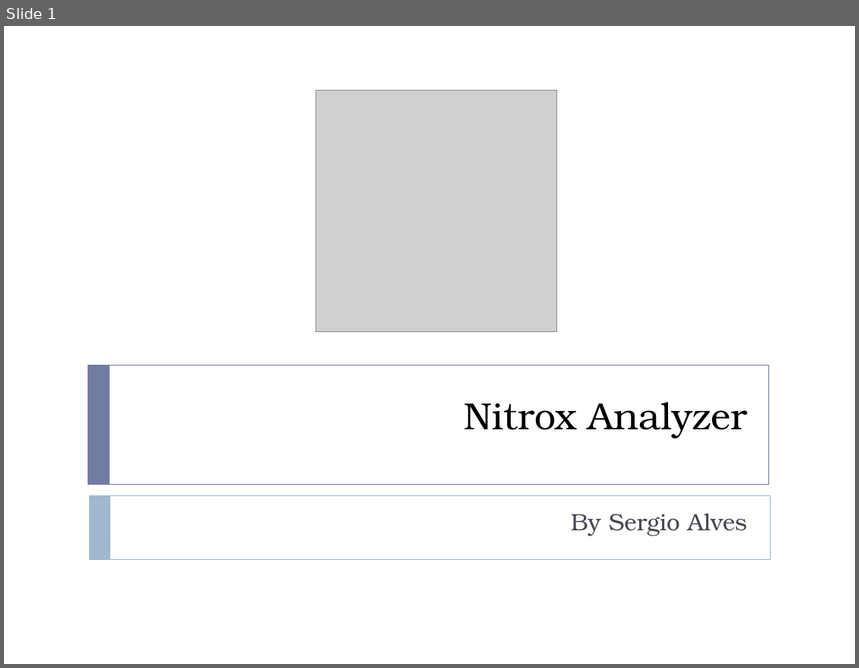
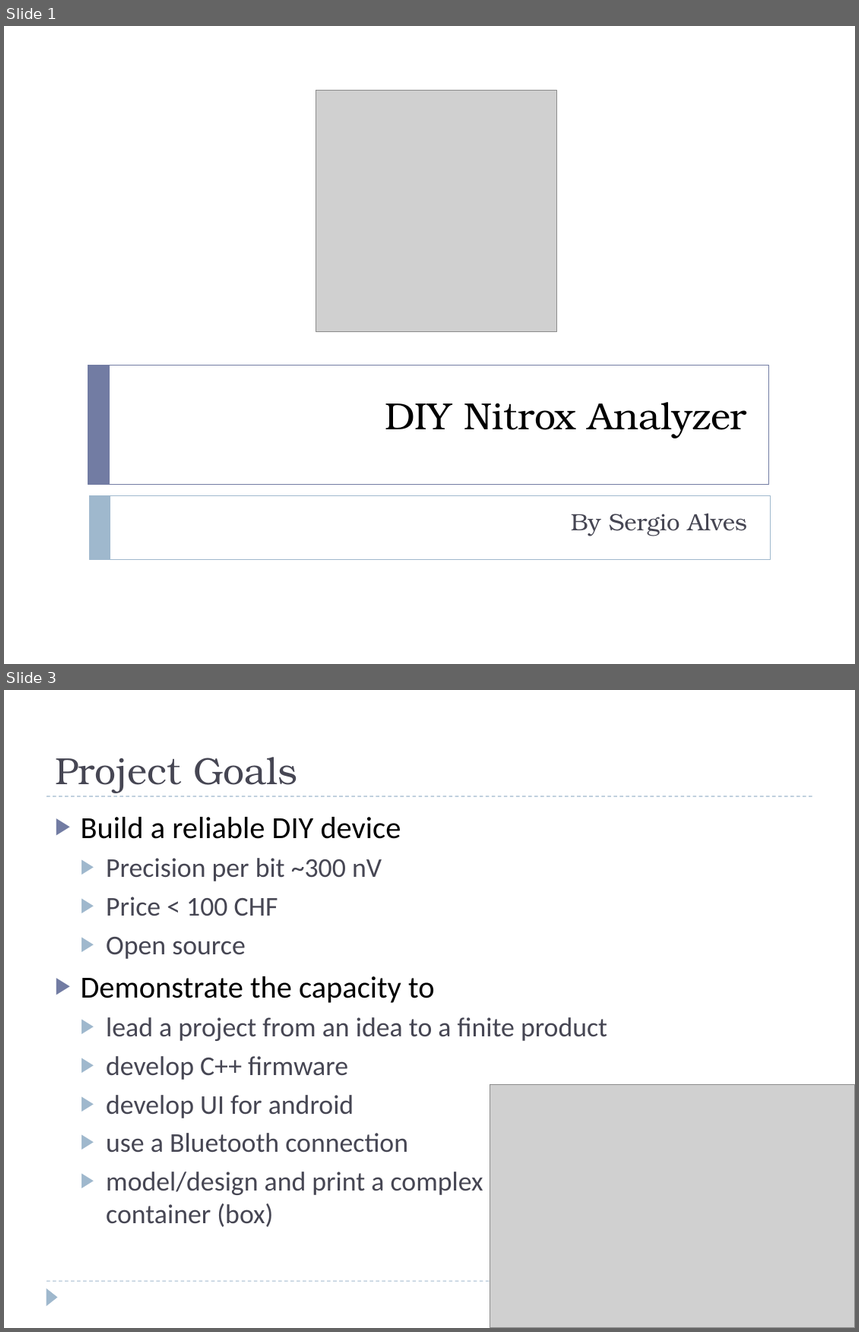
Before and after one commit to sergio-alves/NitroxAnalyzer, a slide deck: docs/nitrox-analyzer.pptx. Shown one above the other, each under a label of ours: slide 1 before the commit, slides 1 and 3 after it; the slides between them are not shown. The pictures are 859x668 and 859x1332 pixels, drawn with LibreOffice and Linux fonts; fonts in the diff are those of the drawing; grey boxes stand for pictures. Boxes give left, top, right and bottom in pixels: in the first picture for what was removed or moved away, otherwise in the second. Text is boxed around its words. In the diff, an @@ line names an element or a change of style, - is before the commit and + after.

```diff
--- a/docs/nitrox-analyzer.pptx
+++ b/docs/nitrox-analyzer.pptx
@@ slide 3 added at box(4, 690, 855, 1328), background #FFFFFF @@
@@ title added at box(55, 757, 297, 793), 32 pt, text #464653 @@
+Project Goals
@@ line added from (47, 796) to (813, 796), #9FB8CD 0.75 pt dashed @@
@@ text added at box(81, 817, 607, 1227), 23 pt, text #464653 @@
+▶ Build a reliable DIY device
+  ▶ Precision per bit ~300 nV
+  ▶ Price < 100 CHF
+  ▶ Open source
+▶ Demonstrate the capacity to
+  ▶ lead a project from an idea to a finite product
+  ▶ develop C++ firmware
+  ▶ develop UI for android
+  ▶ use a Bluetooth connection
+  ▶ model/design and print a complex
+    container (box)
@@ picture added at box(490, 1085, 855, 1328) @@
@@ line added from (47, 1281) to (813, 1281), #9FB8CD 0.75 pt dashed @@
@@ triangle added at box(47, 1288, 58, 1306), fill #9FB8CD @@
@@ slide 1 changed as well @@
@@ title at box(385, 402, 747, 439): text changed @@
-Nitrox Analyzer
+DIY Nitrox Analyzer
```
Also in this commit, not shown: 9 other slides added, 2 slides removed, 1 other file.
